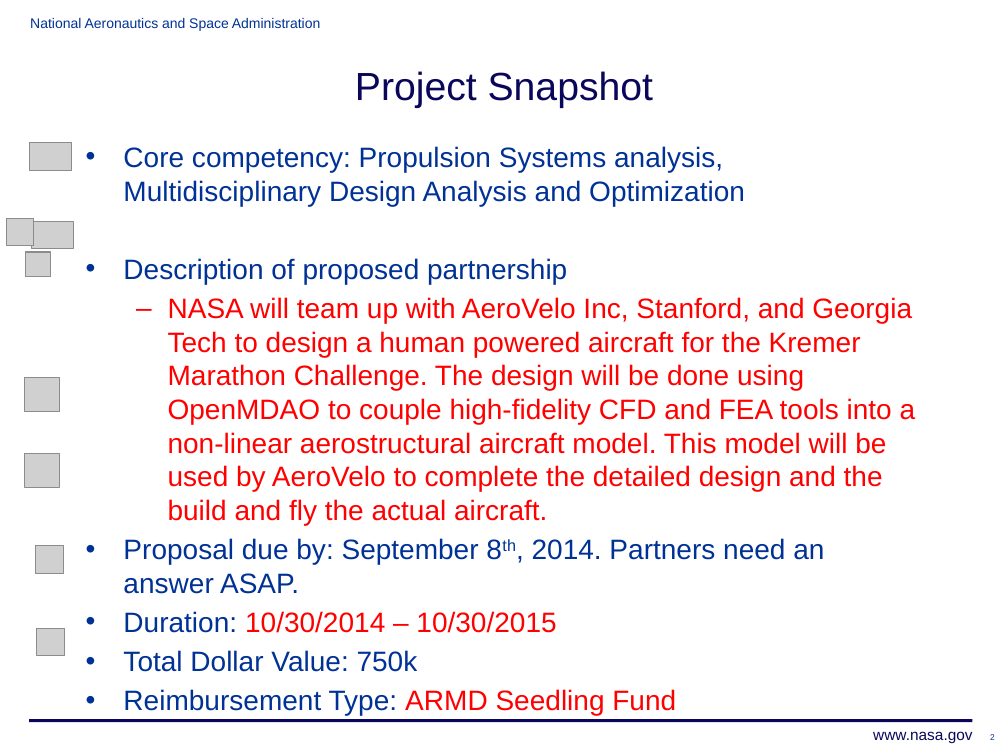
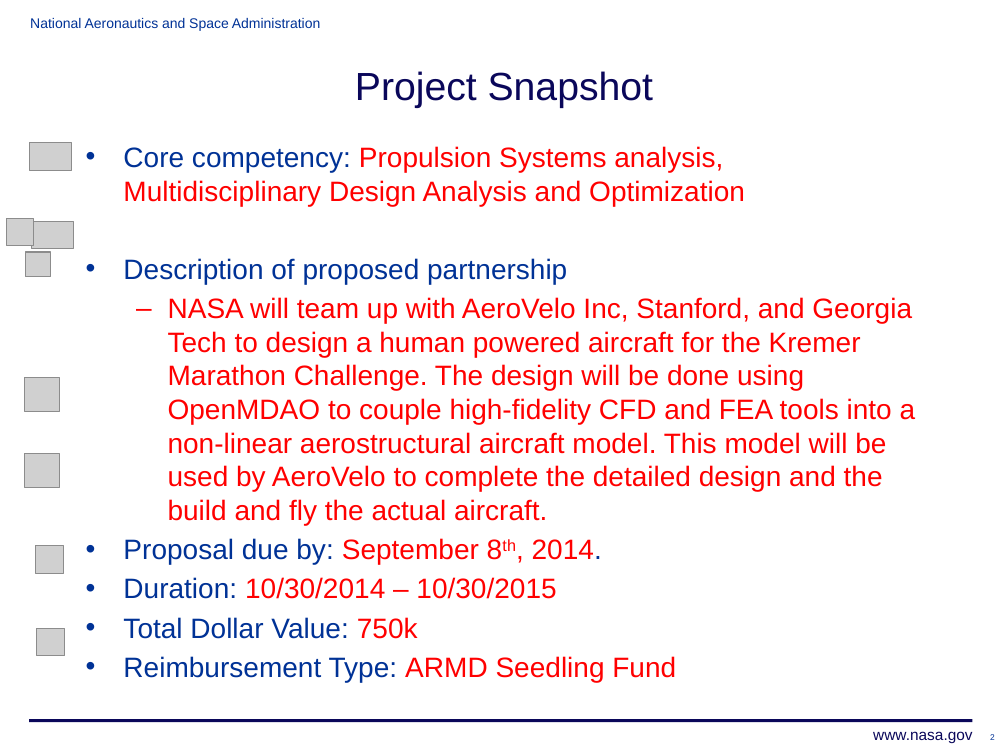
Before and after one commit to JustinSGray/Seedling2015, a slide deck: slide 2 of HPA_RRB_Presentation.pptx. Drawn at 1008x756 pixels with LibreOffice and Linux fonts; fonts in the diff are those of the drawing; grey boxes stand for pictures; background and template pictures are left out. Boxes give left, top, right and bottom in pixels: in the first picture for what was removed or moved away, otherwise in the second. Text is boxed around its words. In the diff, an @@ line names an element or a change of style, - is before the commit and + after.

```diff
--- a/HPA_RRB_Presentation.pptx
+++ b/HPA_RRB_Presentation.pptx
@@ text at <box>123,146,745,639</box>: text colour #003296 to #FF0000 in "Propulsion Systems analysis, Multidisciplinary Design Analys ...", "750k" @@
@@ text at <box>123,538,602,564</box>: text changed; text colour #003296 to #FF0000 @@
-• Proposal due by: September 8th, 2014. Partners need an answer ASAP.
+• Proposal due by: September 8th, 2014.
```
Also in this commit, not shown: 7 other slides changed, 1 other file.
